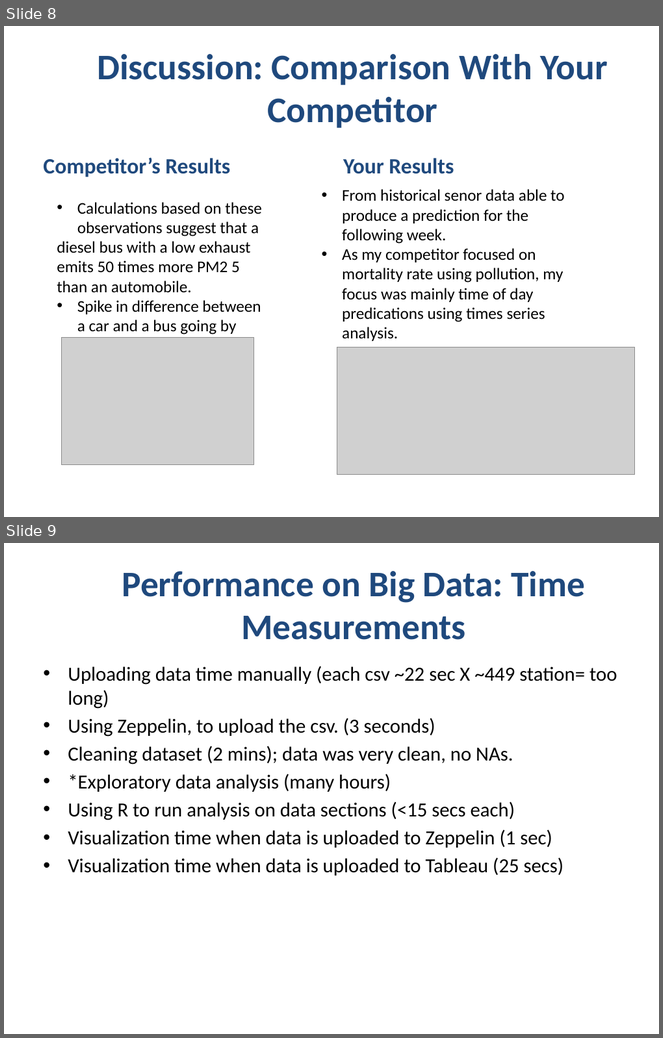
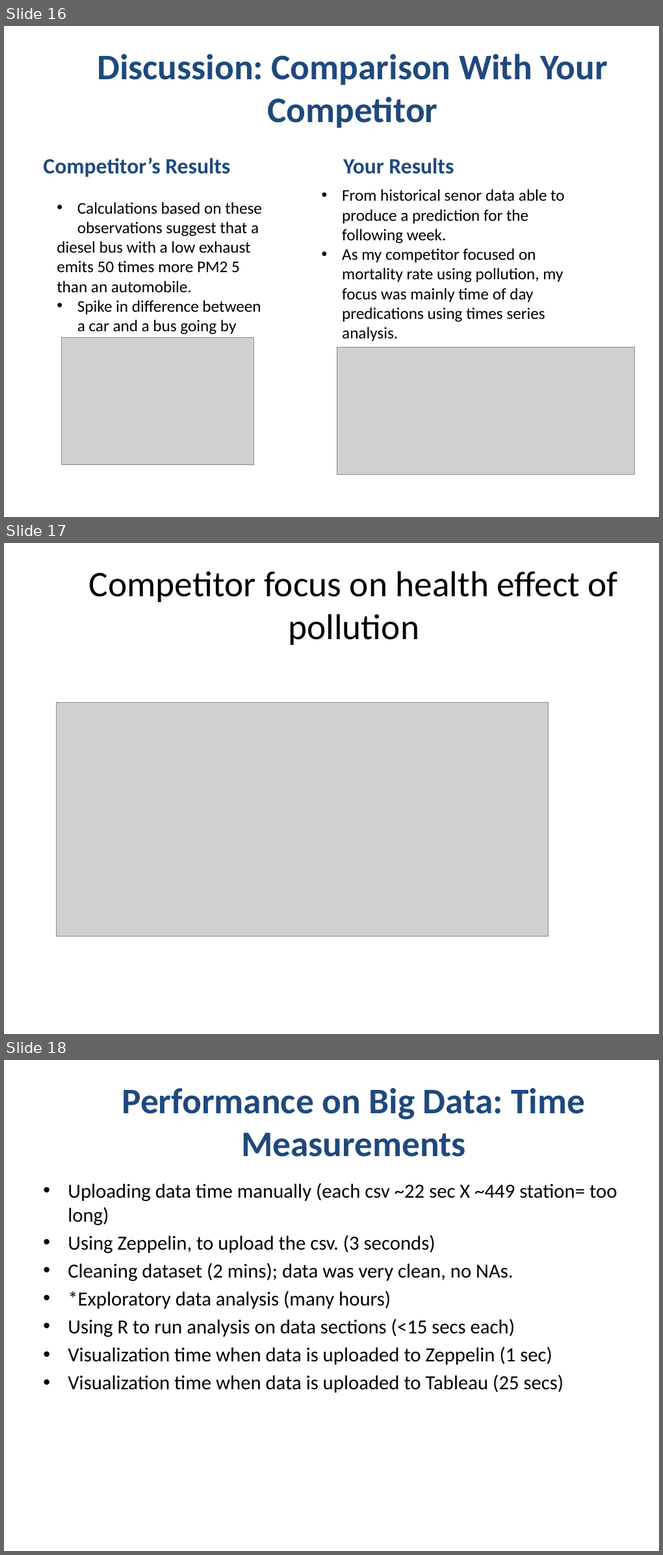
Before and after one commit to gleigh17/DS17, a slide deck: Geoffrey Leigh_CapstonePresentation.pptx. Shown one above the other, each under a label of ours: slides 8 and 9 before the commit, slides 16, 17 and 18 after it. The pictures are 663x1038 and 663x1555 pixels, drawn with LibreOffice and Linux fonts; fonts in the diff are those of the drawing; grey boxes stand for pictures; background and template pictures are left out. Boxes give left, top, right and bottom in pixels: in the first picture for what was removed or moved away, otherwise in the second. Text is boxed around its words. In the diff, an @@ line names an element or a change of style, - is before the commit and + after.

```diff
--- a/Geoffrey Leigh_CapstonePresentation.pptx
+++ b/Geoffrey Leigh_CapstonePresentation.pptx
@@ slide 17 added at (4, 543, 659, 1034), background #FFFFFF @@
@@ title added at (89, 571, 618, 645), 39.6 pt, text #000000 @@
+Competitor focus on health effect of pollution
@@ picture added at (57, 702, 549, 936) @@
@@ what was slide 8 is now slide 16 @@
@@ what was slide 9 is now slide 18 @@
```
Also in this commit, not shown: 9 other slides added.
